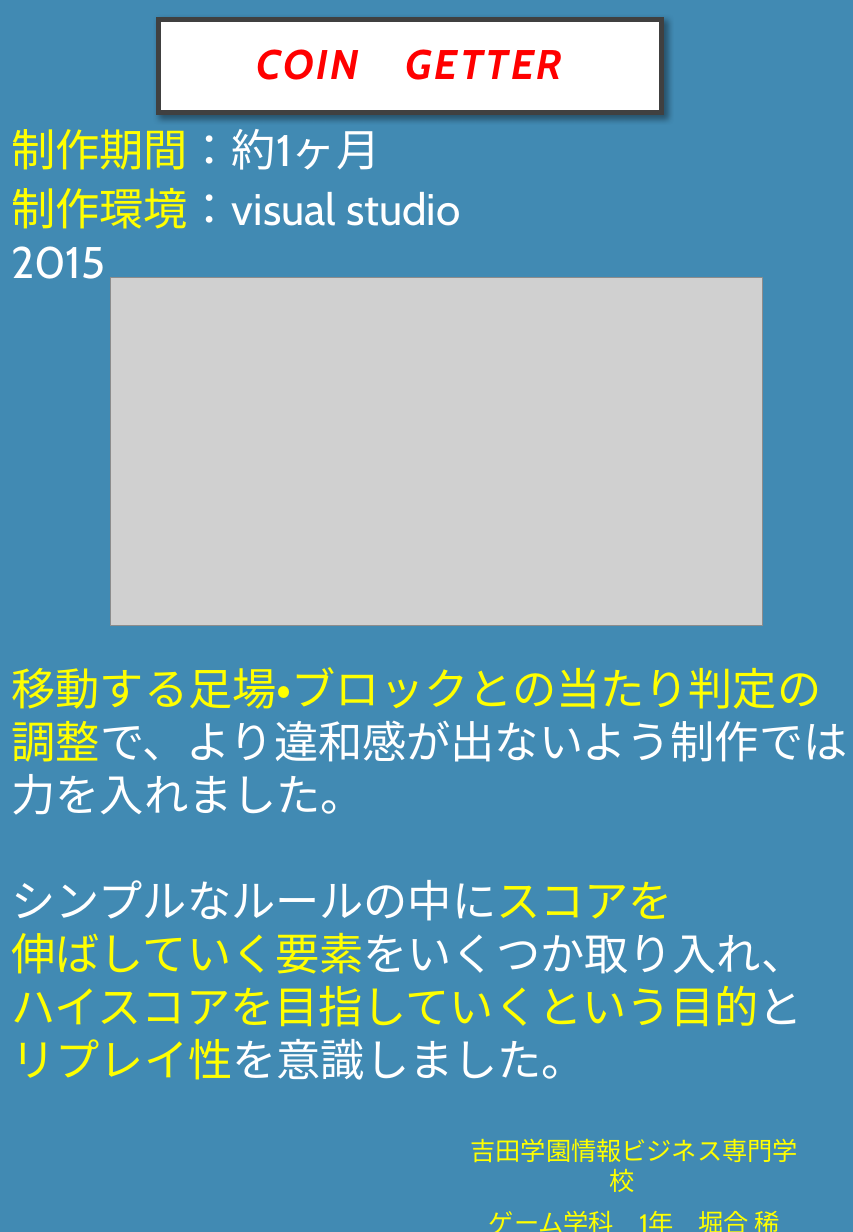
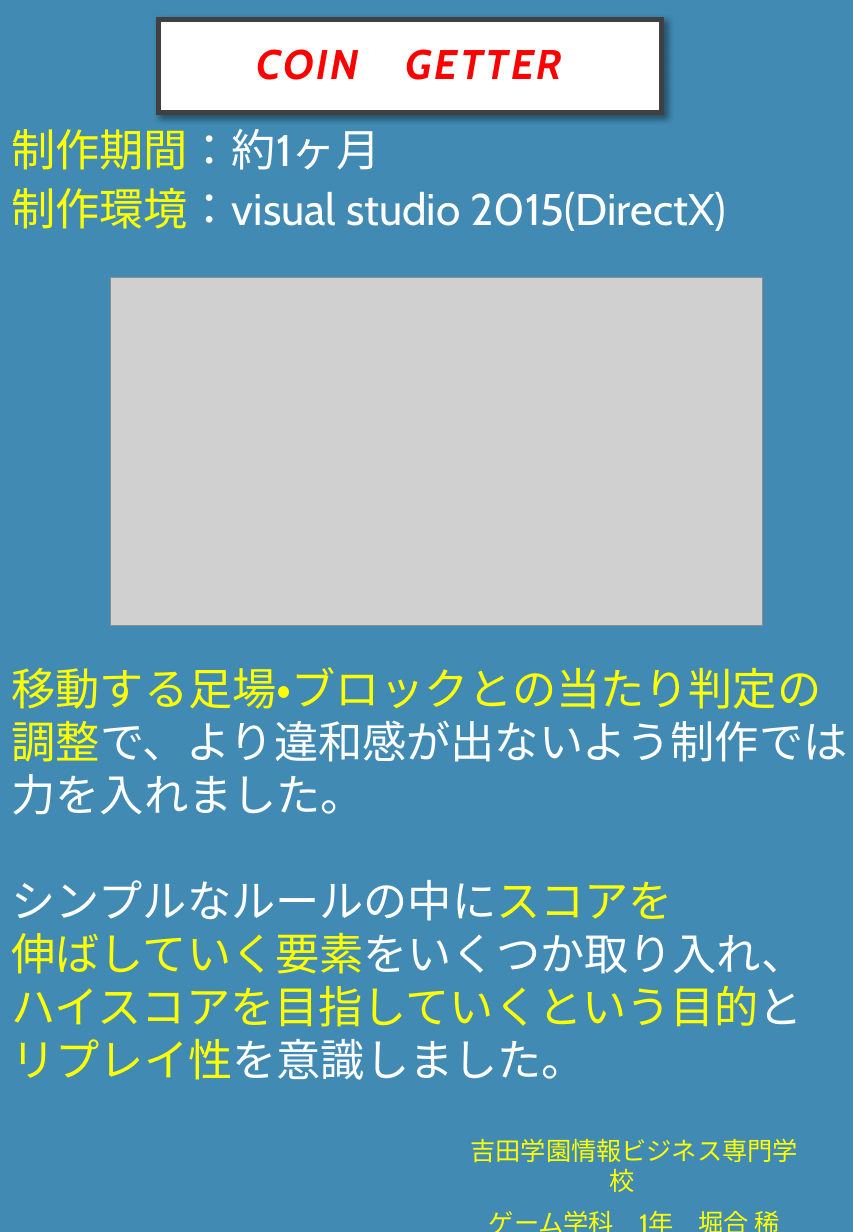
Before and after one commit to reima22/2DSTG_GATEKEEPER, a slide deck: slide 1 of 吉田学園情報ビジネス専門学校_堀合 稀/COIN GETTER/アピールポイント(1シート).pptx. Drawn at 853x1232 pixels with LibreOffice and Linux fonts; fonts in the diff are those of the drawing; grey boxes stand for pictures; background and template pictures are left out. Boxes give left, top, right and bottom in pixels: in the first picture for what was removed or moved away, otherwise in the second. Text is boxed around its words. In the diff, an @@ line names an element or a change of style, - is before the commit and + after.

Commit message:
制作作品

```diff
--- a/吉田学園情報ビジネス専門学校_堀合 稀/COIN GETTER/アピールポイント(1シート).pptx
+++ b/吉田学園情報ビジネス専門学校_堀合 稀/COIN GETTER/アピールポイント(1シート).pptx
@@ text at [11,188,727,231]: text changed @@
-制作環境：visual studio 2015
+制作環境：visual studio 2015(DirectX)
```
